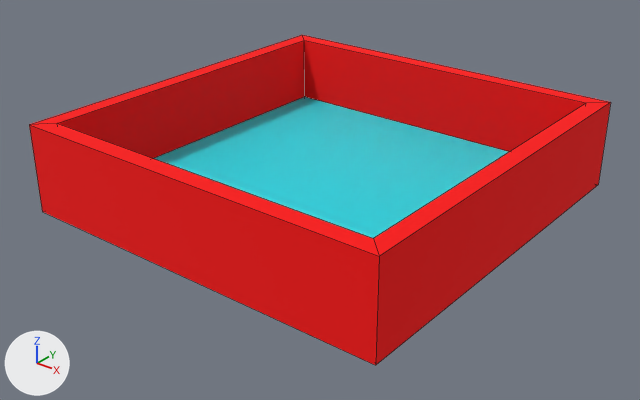
A saved change to the FBX model Assets/Models/Parkour/Pool.fbx.
Rendered twice from a camera (50 mm lens) standing at (2.74, -3.51, 2.14) and looking at (0.03, -0.11, 0.04). Arrows for +X, +Y and +Z are at lower left; the lights stay in place. Mesh edges are drawn as thin lines. Where no turn or scale is listed for an object, it has been applied to the vertices.

Objects in the first picture: 'Cube', 'Water'.
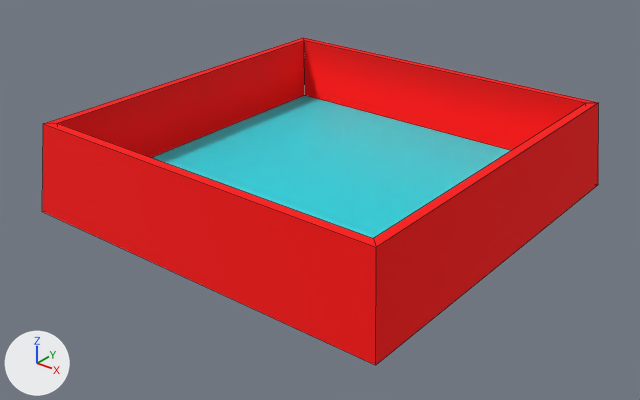
Pixel boxes (x1, y1, x2, y2) of what changed, in the pictures (640 x 400 px):
'Cube', reshaped
    before: (29, 35, 611, 365)
    after: (42, 38, 599, 365)
'Water', moved
    before: (154, 97, 508, 238)
    after: (151, 96, 511, 238)

What the commit changed:
me_cube_001 has 16 vertices, 16 faces and spans x -1.1..1.1, y -1.1..1.1, z 0.0..0.5.
me_cube_001 is used by ob_cube; location (0.0, 0.0, 0.0).
Verts and faces of me_cube_001; kept vertices keep their numbers, new ones are numbered from 16.
Before the commit, vertices of me_cube_001: 0 (-1.0, -1.0, 0.0), 2 (-1.0, 1.0, 0.0), 4 (1.0, -1.0, 0.0), 6 (1.0, 1.0, 0.0), 8 (-1.1, -1.1, 0.5) at pixel (29, 124).
Before the commit, vertices of me_cube_001: 9 (-1.1, 1.1, 0.5) at pixel (302, 34), 10 (1.1, 1.1, 0.5) at pixel (610, 102), 11 (1.1, -1.1, 0.5) at pixel (379, 256).
Part 1, on me_cube_001:
Vertex 8 moves to (-1.05, -1.05, 0.5), pixel (43, 123).
Vertex 9 moves to (-1.05, 1.05, 0.5), pixel (303, 37).
Vertex 10 moves to (1.05, 1.05, 0.5), pixel (598, 102).
Vertex 11 moves to (1.05, -1.05, 0.5), pixel (376, 247).
New faces: (0, 4, 6, 2).
Object 'Water' (ob_water) moves from (0.0, 0.0, 0.0) to (0.0, 0.0, 0.01).
